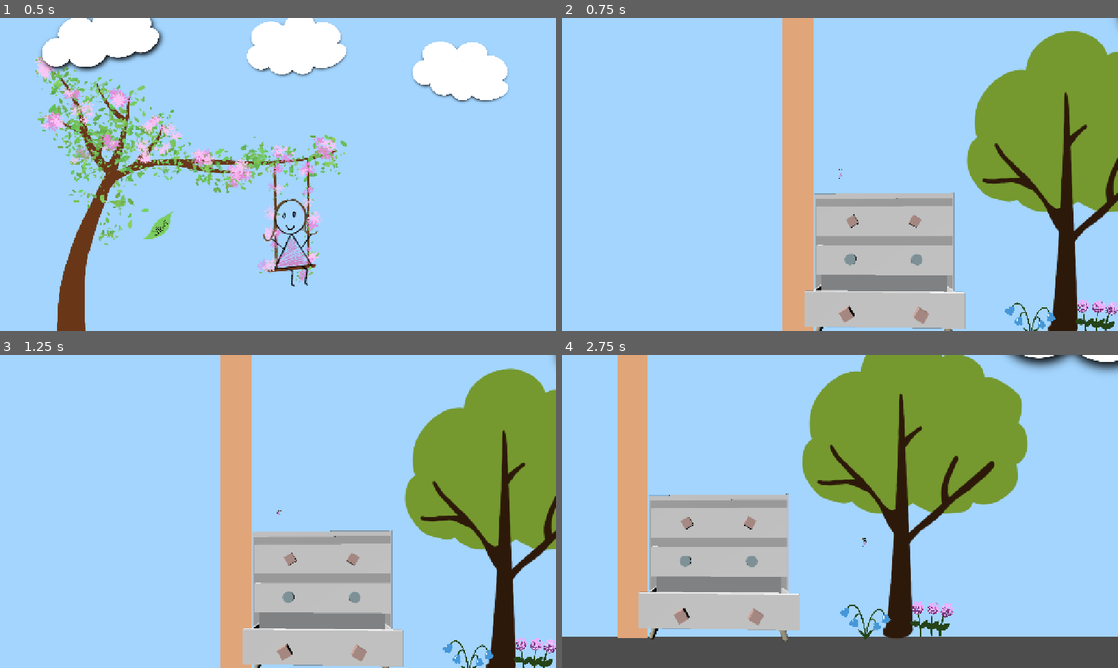
Above: before the commit, frames 1-4 (two rows, left to right).
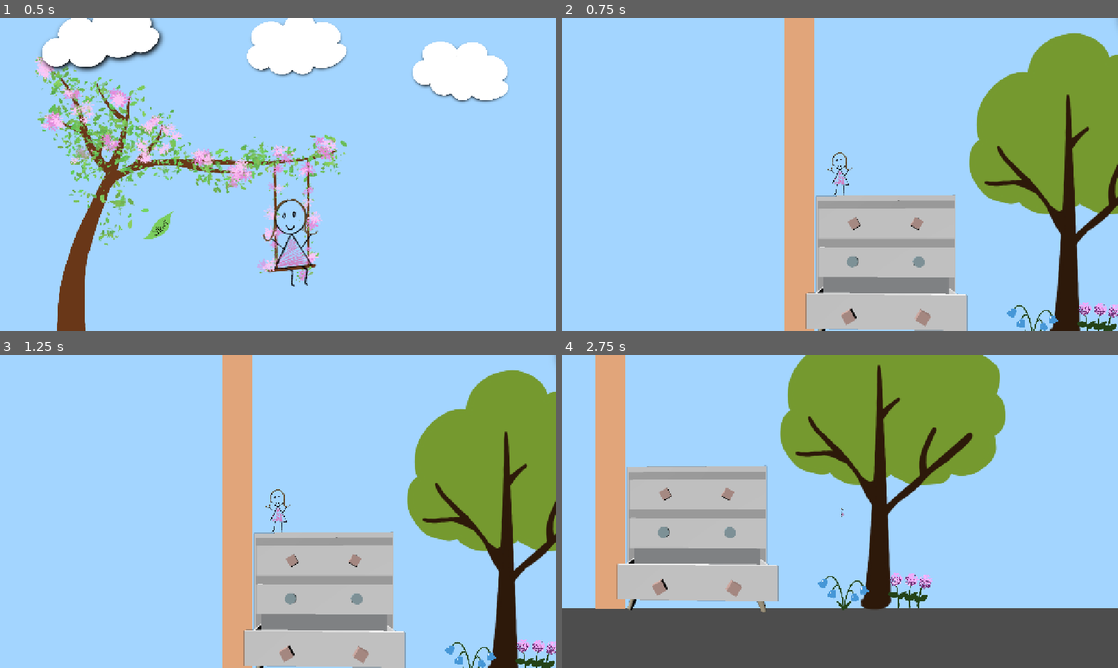
Above: after the commit, the same moments.

Repository: jillrylo/Drawing-Parkour
Game: Godot game, scene res://Scenes/StartScreen.tscn
Same seed, same stepped clock (60 frames per second), same inputs: the game is played once before the commit and once after it.
Inputs (mouse positions are in pixels of both pictures, inside the frame that each line leads up to):
- Up to frame 1 (0.5 s): no input
- Up to frame 2 (0.75 s): click (723, 227) at 0.5 s
- Up to frame 3 (1.25 s): no input
- Up to frame 4 (2.75 s): tap Enter (ui_accept) at 1.25, 1.52, 2.27 s; hold Right (ui_right) from 1.28 s (still down)

Frame 1 is identical in both runs. In frame 2, 5.3% of the frame differs, in the area x 39-100%, y 0-100%; in frame 3, 4.6%; in frame 4, 37%, in the area x 0-100%, y 0-92%.
Error after the commit: Parse Error: Could not find type "Player" in the current scope. (res://Scripts/player_interactions.gd:3)

Commit message:
coding camera bounds

Diff:
--- a/first-godot-proj/Sound/Player/player.tscn
+++ b/first-godot-proj/Player/player.tscn
@@ -1,6 +1,6 @@
-[gd_scene load_steps=13 format=3 uid="uid://dupbj03k0vldf"]
+[gd_scene load_steps=17 format=3 uid="uid://dupbj03k0vldf"]
 
-[ext_resource type="Texture2D" uid="uid://cvxuk8wl2fxp" path="res://Sound/Player/Girl_player_1.png" id="1_4flbx"]
+[ext_resource type="Texture2D" uid="uid://cvxuk8wl2fxp" path="res://Player/Girl_player_1.png" id="1_4flbx"]
 [ext_resource type="Script" uid="uid://dp10ltjbirfsx" path="res://Scripts/player.gd" id="1_onrkg"]
 [ext_resource type="Texture2D" uid="uid://dlu4upttx7g3c" path="res://Assets/walk cycle/walk 1.png" id="3_x3vf3"]
 [ext_resource type="Texture2D" uid="uid://dj378odw6gxbt" path="res://Assets/walk cycle/walk 2.png" id="4_apopc"]
@@ -10,6 +10,9 @@
 [ext_resource type="Texture2D" uid="uid://cyq5tf4m86si4" path="res://Assets/walk cycle/Walk 6.png" id="8_dkpta"]
 [ext_resource type="Texture2D" uid="uid://bw0p8qmcoa1cm" path="res://Assets/walk cycle/Walk 7.png" id="9_lfmf2"]
 [ext_resource type="Texture2D" uid="uid://cogm1nolrrevq" path="res://Assets/walk cycle/Walk 8.png" id="10_pisgm"]
+[ext_resource type="Script" uid="uid://dvvng710hd6gu" path="res://Scripts/player_interactions.gd" id="11_5htga"]
+[ext_resource type="Script" uid="uid://u1kc1t0rklx" path="res://Scripts/camera_2d.gd" id="12_p5o4e"]
+[ext_resource type="Script" uid="uid://ci5onq8ppxxpm" path="res://Scripts/camera_limit_manager.gd" id="13_p5o4e"]
 
 [sub_resource type="SpriteFrames" id="SpriteFrames_my0ql"]
 animations = [{
@@ -48,12 +51,15 @@
 }],
 "loop": true,
 "name": &"walk",
-"speed": 2.0
+"speed": 3.5
 }]
 
 [sub_resource type="CapsuleShape2D" id="CapsuleShape2D_4lxus"]
 radius = 9.0
 height = 98.0
+
+[sub_resource type="RectangleShape2D" id="RectangleShape2D_gu6f8"]
+size = Vector2(43, 100)
 
 [node name="Player" type="CharacterBody2D"]
 script = ExtResource("1_onrkg")
@@ -64,7 +70,23 @@
 position = Vector2(4.0000043, -12.951233)
 scale = Vector2(0.086585365, 0.08658537)
 sprite_frames = SubResource("SpriteFrames_my0ql")
-animation = &"walk"
+animation = &"idle"
 
 [node name="CollisionShape2D" type="CollisionShape2D" parent="."]
 shape = SubResource("CapsuleShape2D_4lxus")
+
+[node name="InteractionArea" type="Area2D" parent="."]
+script = ExtResource("11_5htga")
+
+[node name="CollisionShape2D" type="CollisionShape2D" parent="InteractionArea"]
+position = Vector2(0.5, 0)
+shape = SubResource("RectangleShape2D_gu6f8")
+
+[node name="Camera2D" type="Camera2D" parent="."]
+script = ExtResource("12_p5o4e")
+
+[node name="CameraLimitManager" type="Node2D" parent="Camera2D"]
+script = ExtResource("13_p5o4e")
+limit_transition_speed = null
+
+[connection signal="area_entered" from="InteractionArea" to="InteractionArea" method="_on_area_entered"]
--- /dev/null
+++ b/first-godot-proj/Scenes/camera_limiter.tscn
@@ -0,0 +1,15 @@
+[gd_scene load_steps=3 format=3 uid="uid://s6ksod03hgdl"]
+
+[ext_resource type="Script" uid="uid://cjsahwfridvsa" path="res://Scripts/camera_limiter.gd" id="1_ltndx"]
+
+[sub_resource type="RectangleShape2D" id="RectangleShape2D_bptn0"]
+size = Vector2(20, 162)
+
+[node name="camera_limiter" type="Area2D"]
+script = ExtResource("1_ltndx")
+
+[node name="CollisionShape2D" type="CollisionShape2D" parent="."]
+position = Vector2(0, -71)
+shape = SubResource("RectangleShape2D_bptn0")
+
+[node name="LimitPosition" type="Marker2D" parent="."]
--- a/first-godot-proj/Scenes/game.tscn
+++ b/first-godot-proj/Scenes/game.tscn
@@ -1,6 +1,6 @@
 [gd_scene load_steps=4 format=3 uid="uid://d08i48wn6hp61"]
 
-[ext_resource type="PackedScene" uid="uid://dupbj03k0vldf" path="res://Sound/Player/player.tscn" id="1_qxrlw"]
+[ext_resource type="PackedScene" uid="uid://dupbj03k0vldf" path="res://Player/player.tscn" id="1_qxrlw"]
 [ext_resource type="PackedScene" uid="uid://berc3hhieytfn" path="res://Scenes/platform.tscn" id="2_wrm1d"]
 
 [sub_resource type="WorldBoundaryShape2D" id="WorldBoundaryShape2D_qxrlw"]
--- a/first-godot-proj/Scenes/wall_1.tscn
+++ b/first-godot-proj/Scenes/wall_1.tscn
@@ -1,6 +1,6 @@
 [gd_scene load_steps=12 format=3 uid="uid://cdfwii4l64gjt"]
 
-[ext_resource type="PackedScene" uid="uid://dupbj03k0vldf" path="res://Sound/Player/player.tscn" id="1_xghsi"]
+[ext_resource type="PackedScene" uid="uid://dupbj03k0vldf" path="res://Player/player.tscn" id="1_xghsi"]
 [ext_resource type="PackedScene" uid="uid://pns3a4vfsgd1" path="res://Scenes/transition_to_next_wall.tscn" id="3_ew77b"]
 [ext_resource type="Texture2D" uid="uid://dhkl4tvmq38th" path="res://Assets/TreesAndFlowers/Tree1Leaves.png" id="4_ub6k7"]
 [ext_resource type="Texture2D" uid="uid://b5y2yi4ur3f48" path="res://Assets/TreesAndFlowers/Tree1BranchesandTrunk.png" id="5_81nt5"]
@@ -41,11 +41,6 @@
 
 [node name="Player" parent="." instance=ExtResource("1_xghsi")]
 position = Vector2(-1146, 344)
-
-[node name="Camera2D" type="Camera2D" parent="Player"]
-position = Vector2(4.62, 3.205)
-scale = Vector2(1.27, 500)
-position_smoothing_enabled = true
 
 [node name="StaticBody2D" type="StaticBody2D" parent="."]
 position = Vector2(63, 173)
--- a/first-godot-proj/Scenes/wall_2.tscn
+++ b/first-godot-proj/Scenes/wall_2.tscn
@@ -1,6 +1,6 @@
 [gd_scene load_steps=4 format=3 uid="uid://3fy08v7yv2yc"]
 
-[ext_resource type="PackedScene" uid="uid://dupbj03k0vldf" path="res://Sound/Player/player.tscn" id="1_pe6ch"]
+[ext_resource type="PackedScene" uid="uid://dupbj03k0vldf" path="res://Player/player.tscn" id="1_pe6ch"]
 [ext_resource type="PackedScene" uid="uid://berc3hhieytfn" path="res://Scenes/platform.tscn" id="2_wk77s"]
 
 [sub_resource type="WorldBoundaryShape2D" id="WorldBoundaryShape2D_qxrlw"]
--- /dev/null
+++ b/first-godot-proj/Scripts/camera_2d.gd
@@ -0,0 +1,3 @@
+extends Camera2D
+
+class_name Camera
--- /dev/null
+++ b/first-godot-proj/Scripts/camera_limit_manager.gd
@@ -0,0 +1,26 @@
+extends Node2D
+
+class_name CameraLimitManager
+
+@export var limit_transition_speed = 3
+
+const MAX_LIMIT = 100000
+
+var camera_bounds_x_min
+var camera_bounds_x_max
+var camera_bounds_y_min
+var camera_bounds_y_max
+
+var limit_left_target: float = -MAX_LIMIT
+var limit_right_target: float = MAX_LIMIT
+var limit_top_target: float = -MAX_LIMIT
+var limit_bottom_target: float = MAX_LIMIT
+
+func _ready():
+	var camera_bounds = get_viewport_rect()
+	camera_bounds_x_min = camera_bounds.position.x
+	camera_bounds_y_min = camera_bounds.position.y
+	camera_bounds_x_max = camera_bounds.end.x
+	camera_bounds_y_max = camera_bounds.end.y
+
+func set_limiter(limiter: CameraLimiter, instant = false):
--- /dev/null
+++ b/first-godot-proj/Scripts/camera_limiter.gd
@@ -0,0 +1,34 @@
+extends Area2D
+
+
+class_name CameraLimiter
+
+enum LimitX {NONE, LEFT, RIGHT}
+enum LimitY {NONE, TOP, BOTTOM}
+
+const MAX_VAL = 100000
+
+@export var limit_x: LimitX = LimitX.NONE
+@export var limit_y: LimitY = LimitY.NONE
+
+@onready var marker = $LimitPosition
+
+func get_limit_top():
+	if limit_y != LimitY.TOP:
+		return -MAX_VAL
+	return marker.global_position.y
+
+func get_limit_bottom():
+	if limit_y != LimitY.BOTTOM:
+		return MAX_VAL
+	return marker.global_position.y
+
+func get_limit_left():
+	if limit_y != LimitX.LEFT:
+		return -MAX_VAL
+	return marker.global_position.x
+
+func get_limit_right():
+	if limit_y != LimitX.RIGHT:
+		return MAX_VAL
+	return marker.global_position.x
--- /dev/null
+++ b/first-godot-proj/Scripts/player_interactions.gd
@@ -0,0 +1,7 @@
+extends Area2D
+
+@onready var player: Player = get_parent()
+
+func _on_area_entered(area: Area2D) -> void:
+	if area is CameraLimiter:
+		pass
Renamed: first-godot-proj/Sound/Player/Girl_player_1.png -> first-godot-proj/Player/Girl_player_1.png
Not shown, changed: first-godot-proj/Player/Girl_player_1.png.import
Not shown, added: first-godot-proj/Scripts/camera_2d.gd.uid
Not shown, added: first-godot-proj/Scripts/camera_limit_manager.gd.uid
Not shown, added: first-godot-proj/Scripts/camera_limiter.gd.uid
Not shown, added: first-godot-proj/Scripts/player_interactions.gd.uid
